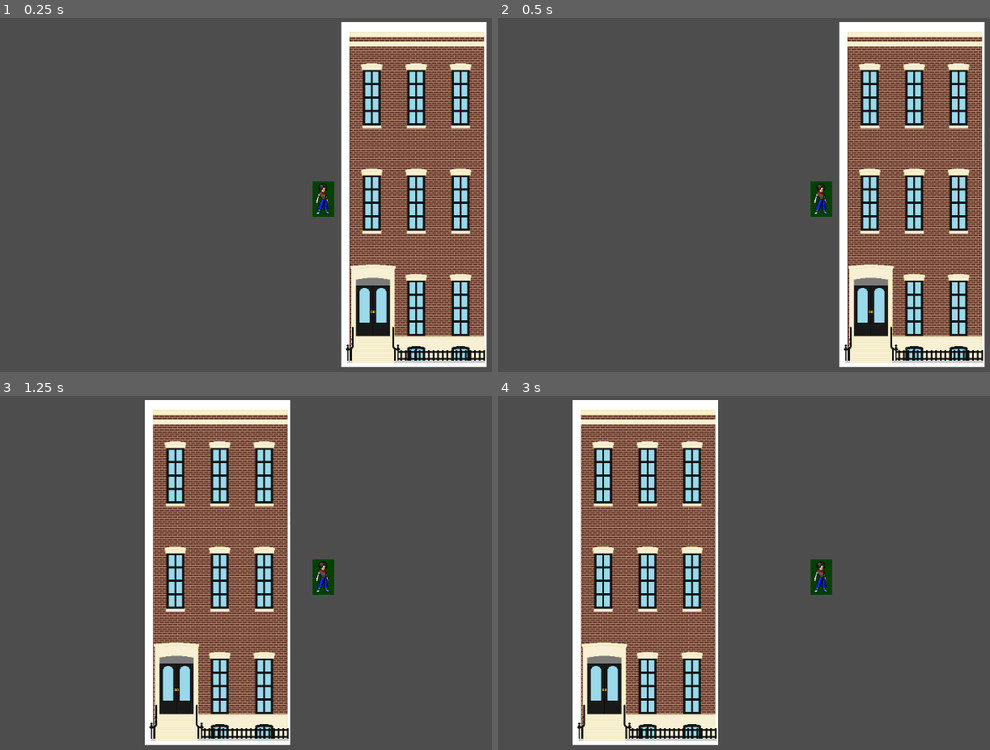
Above: before the commit, frames 1-4 (two rows, left to right).
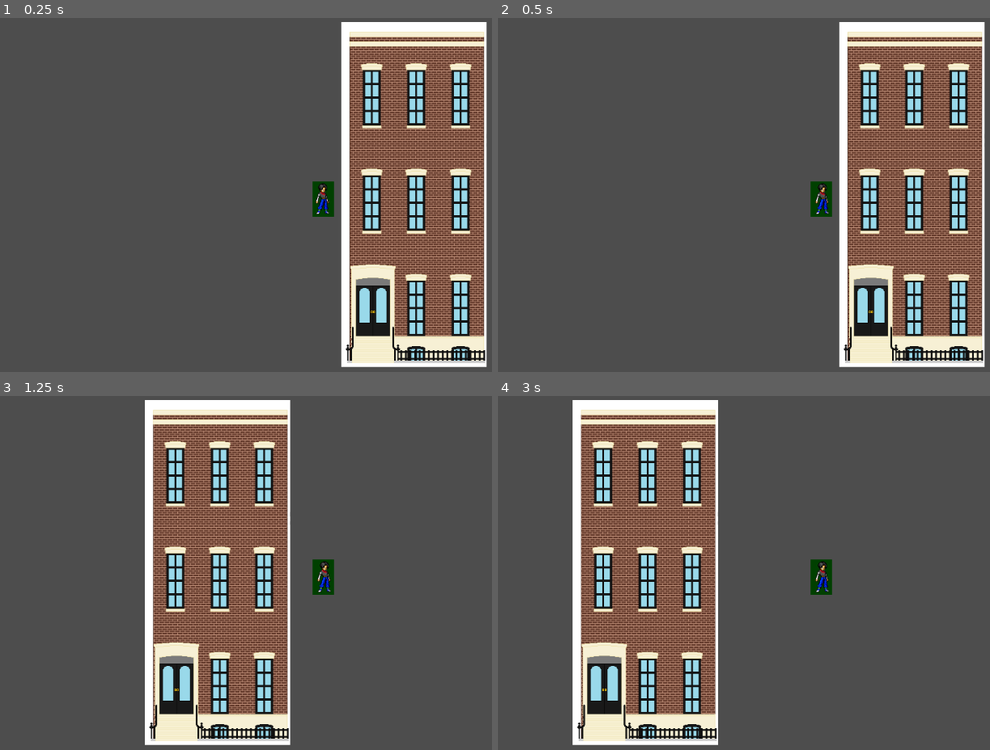
Above: after the commit, the same moments.

Repository: nextgentechteamofficial/Gamedev.js-NGTT--Freiheit-Z
Game: Godot game, scene res://Scenes/city_level.tscn
The game is run twice, just before and just after one commit, with the same random seed, the same clock (stepped at 60 frames per second) and the same inputs.
Inputs (mouse positions are in pixels of both pictures, inside the frame that each line leads up to):
- Up to frame 1 (0.25 s): no input
- Up to frame 2 (0.5 s): no input
- Up to frame 3 (1.25 s): tap Enter (ui_accept) at 0.5, 0.6, 0.77, 1.07 s; move the mouse to (467, 558) at 0.52 s; hold D (Move Right) from 0.53 s (still down)
- Up to frame 4 (3 s): move the mouse to (689, 594) at 1.27 s; tap Enter (ui_accept) at 1.35, 1.52, 1.82, 2.1, 2.85 s; move the mouse to (886, 498) at 2.02 s; release D (Move Right) at 2.03 s; hold Left (Move Left ) 2.03-2.78 s; move the mouse to (788, 650) at 2.77 s; hold D (Move Right) from 2.78 s (still down)

Frame 1 is identical in both runs. In frame 2, 0.2% of the frame differs, in the area x 64-68%, y 46-56%; in frame 3, 0.2%; in frame 4, 0.2%.

Commit message:
Aiming function

Diff:
--- a/gamedev.js-freiheit-z/Scenes/freiheit-z.tscn
+++ b/gamedev.js-freiheit-z/Scenes/freiheit-z.tscn
@@ -48,8 +48,12 @@
 
 [node name="AnimatedSprite2D" type="AnimatedSprite2D" parent="." unique_id=654517139]
 sprite_frames = SubResource("SpriteFrames_06l37")
+autoplay = "default"
 
 [node name="CollisionShape2D" type="CollisionShape2D" parent="." unique_id=1320281910]
 shape = SubResource("CapsuleShape2D_savud")
 
 [node name="Camera2D" type="Camera2D" parent="." unique_id=1051708707]
+
+[node name="RayCast2D" type="RayCast2D" parent="." unique_id=254897948]
+collide_with_areas = true
--- a/gamedev.js-freiheit-z/Scenes/freiheit_z.gd
+++ b/gamedev.js-freiheit-z/Scenes/freiheit_z.gd
@@ -1,30 +1,33 @@
 extends CharacterBody2D
 
 
-const SPEED = 500.0
-const JUMP_VELOCITY = -400.0
+@export var speed = 500.0
+@export var jump_velocity = -400.0
+@onready var ray_cast_2d: RayCast2D = $RayCast2D
+@onready var sprite_2d: Sprite2D = $RayCast2D/Sprite2D
+
+func aiming(delta: float) -> void:
+	var mouse_pos = get_global_mouse_position()
+	ray_cast_2d.target_position = mouse_pos
+
+
 
 
 func _physics_process(delta: float) -> void:
-	# Add the gravity.
-
-
-
-	# Handle jump.
-	if Input.is_action_just_pressed("ui_accept") and is_on_floor():
-		velocity.y = JUMP_VELOCITY
 
 	# Get the input direction and handle the movement/deceleration.
 	# As good practice, you should replace UI actions with custom gameplay actions.
 	var direction := Input.get_axis("Move Left ", "Move Right")
 	if direction:
-		velocity.x = direction * SPEED
+		velocity.x = direction * speed
 	else:
-		velocity.x = move_toward(velocity.x, 0, SPEED)
+		velocity.x = move_toward(velocity.x, 0, speed)
 
 	var up_direction := Input.get_axis("Move Up" , "Move Down")
 	if up_direction:
-		velocity.y = up_direction * SPEED
+		velocity.y = up_direction * speed
 	else:
-		velocity.y = move_toward(velocity.y, 0, SPEED)
+		velocity.y = move_toward(velocity.y, 0, speed)
+
+	aiming(delta)
 	move_and_slide()
